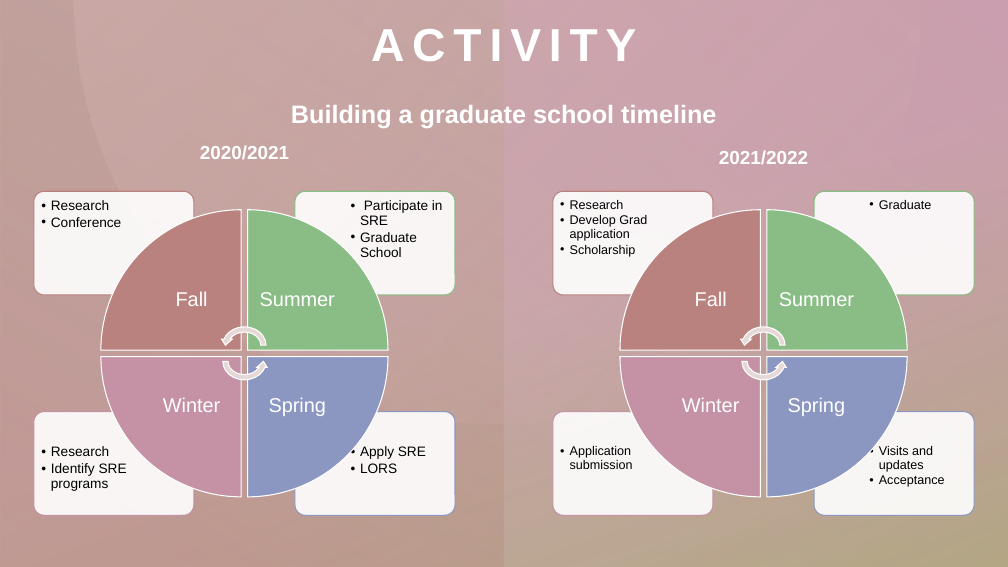
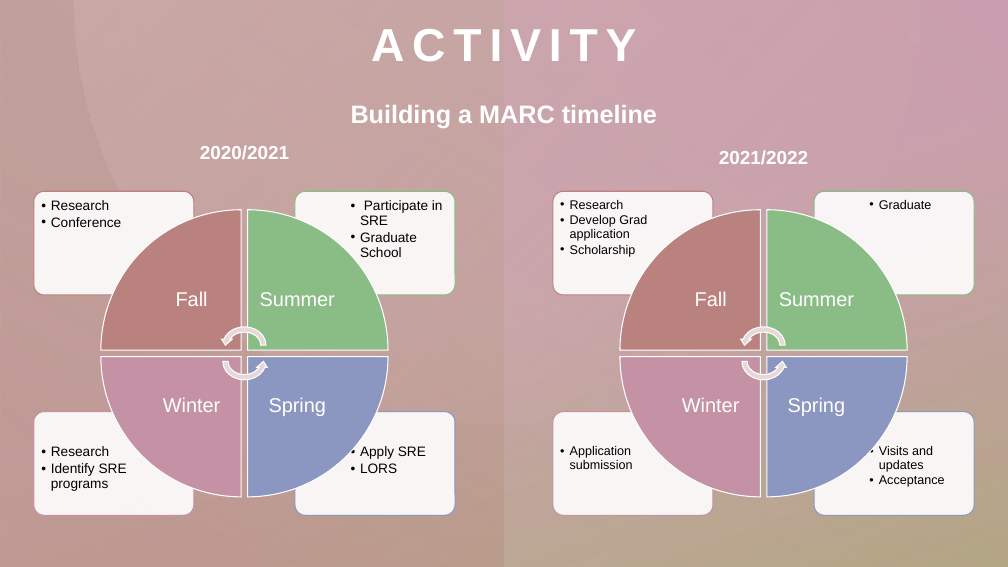
Before and after one commit to madmolecularman/MARC_Fall_2020, a slide deck: slide 17 of resources/gradschool/grad_school_session.pptx (slide 6 before the commit). Drawn at 1008x567 pixels with LibreOffice and Linux fonts; fonts in the diff are those of the drawing. Boxes give left, top, right and bottom in pixels: in the first picture for what was removed or moved away, otherwise in the second. Text is boxed around its words. In the diff, an @@ line names an element or a change of style, - is before the commit and + after.

Commit message:
editing for grad school session

```diff
--- a/resources/gradschool/grad_school_session.pptx
+++ b/resources/gradschool/grad_school_session.pptx
@@ text at (x1=351, y1=105, x2=657, y2=128): text changed @@
-Building a graduate school timeline
+Building a MARC timeline
```
Also in this commit, not shown: 6 other slides changed, 12 slides added, 1 slide removed, 6 other files.
